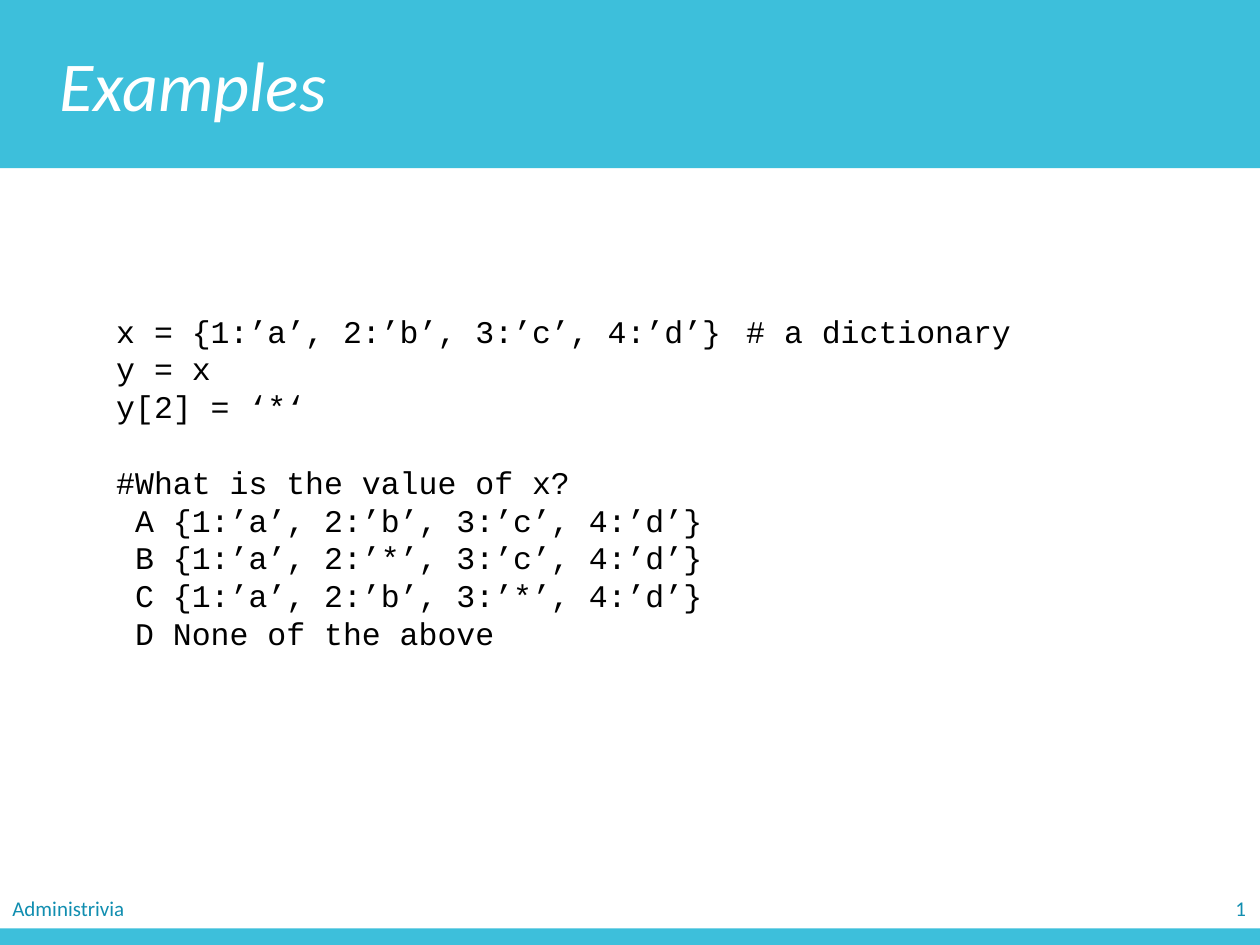
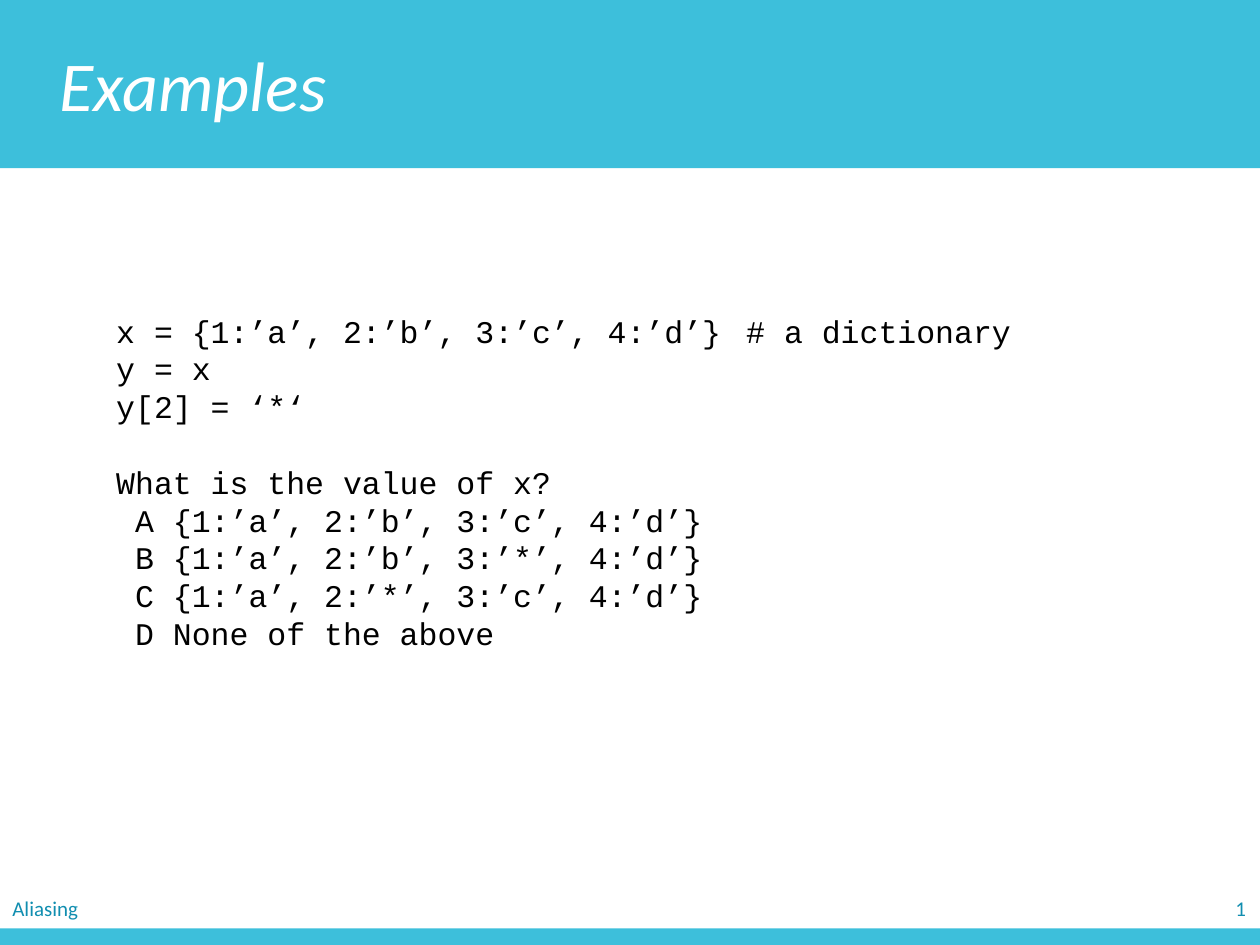
Before and after one commit to zichengliao/zuics101-fa17, a slide deck: slide 20 of lectures/lec09/lec09.pptx (slide 19 before the commit). Drawn at 1260x945 pixels with LibreOffice and Linux fonts; fonts in the diff are those of the drawing. Boxes give left, top, right and bottom in pixels: in the first picture for what was removed or moved away, otherwise in the second. Text is boxed around its words. In the diff, an @@ line names an element or a change of style, - is before the commit and + after.

```diff
--- a/lectures/lec09/lec09.pptx
+++ b/lectures/lec09/lec09.pptx
@@ text at bbox=[116, 471, 551, 495]: text changed @@
-#What is the value of x?
+What is the value of x?
@@ text at bbox=[135, 547, 702, 614]: text changed @@
-B {1:’a’, 2:’*’, 3:’c’, 4:’d’}
-C {1:’a’, 2:’b’, 3:’*’, 4:’d’}
+B {1:’a’, 2:’b’, 3:’*’, 4:’d’}
+C {1:’a’, 2:’*’, 3:’c’, 4:’d’}
@@ text removed at bbox=[12, 901, 124, 916] @@
-Administrivia
@@ text added at bbox=[12, 901, 78, 920], 12 pt, text #118EB0 @@
+Aliasing
```
Also in this commit, not shown: 43 other slides changed, 3 slides added, 4 slides removed.
